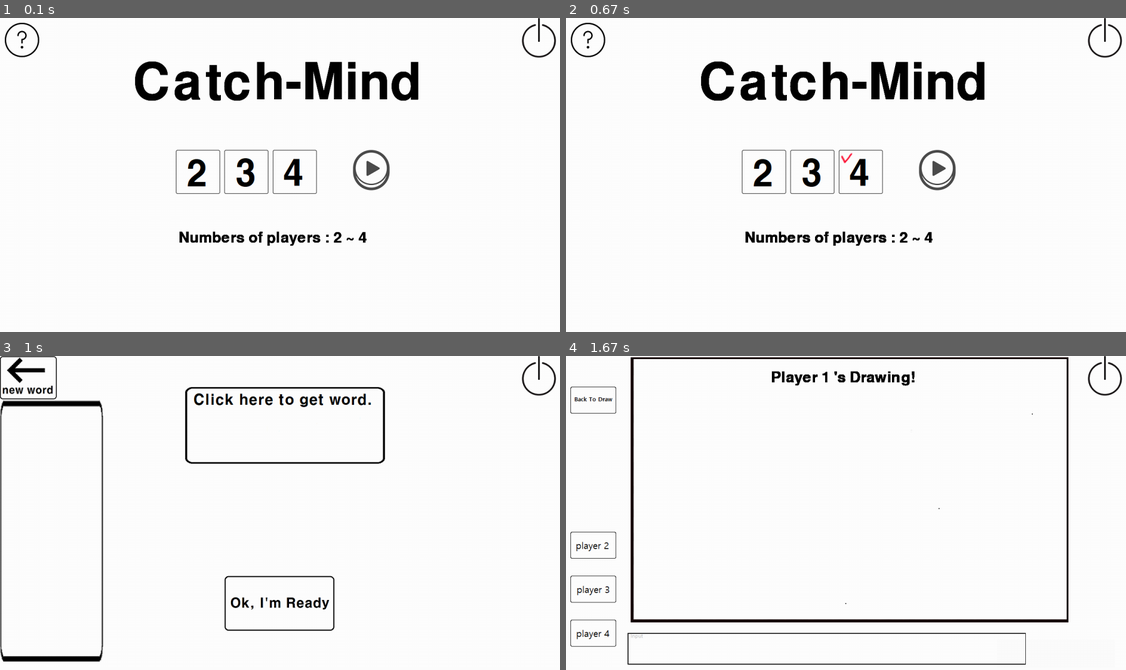
Above: before the commit, frames 1-4 (two rows, left to right).
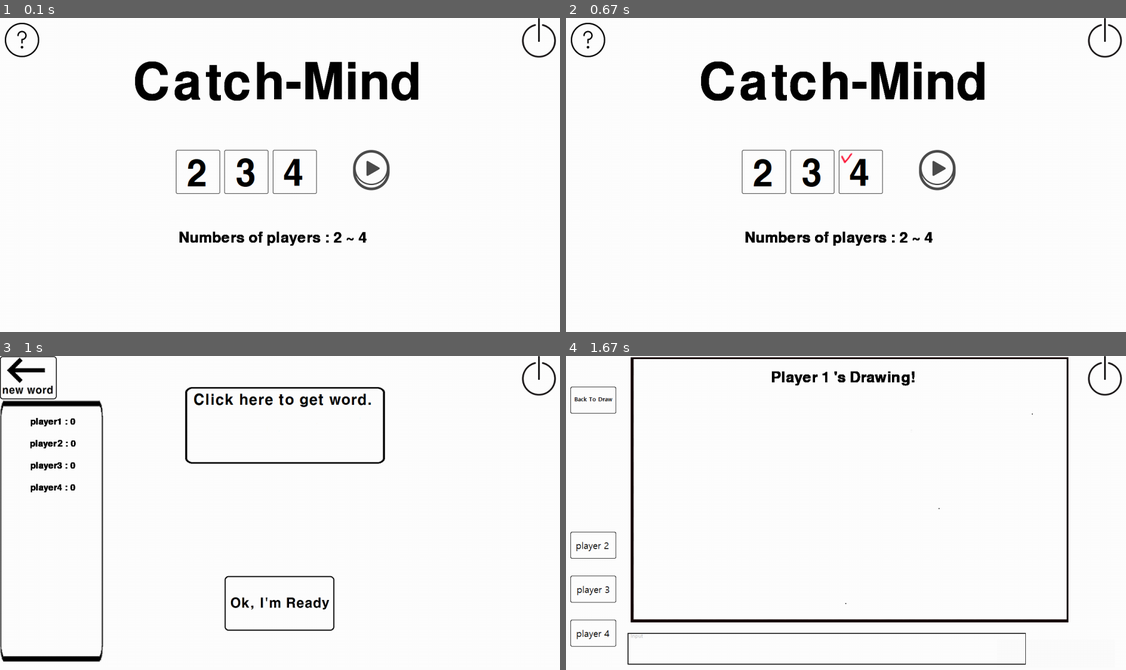
Above: after the commit, the same moments.

Repository: wavyfire/Pygame-CatchMind
Game: pygame game, started from GameManager.py
Two runs of this game, one before a commit and one after it. Both use one fixed random seed, a clock stepped at 60 frames per second and the inputs below.
Inputs (mouse positions are in pixels of both pictures, inside the frame that each line leads up to):
- Up to frame 1 (0.1 s): no input
- Up to frame 2 (0.67 s): press the mouse at (862, 171) at 0.37 s; move the mouse to (918, 124) at 0.47 s; release the mouse at (974, 77) at 0.6 s
- Up to frame 3 (1 s): click (369, 506) at 0.72 s
- Up to frame 4 (1.67 s): press the mouse at (846, 604) at 1.03 s; move the mouse to (935, 506) at 1.13 s; release the mouse at (1030, 412) at 1.27 s; click (588, 368) at 1.38 s

Frames 1-2 are identical in both runs. In frame 3, 0.4% of the frame differs, in the area x 5-14%, y 19-44%; in frame 4, nothing differs.

Commit message:
Score 출력부분 해결
GameScenes.py
- 클래스가 선언됨과 동시에 ScoreHandler에서 현재 플레이어 수를 가져오게 되는데, 이 값이 처음부터 정해지지 않음으로써 발생한 오류
- setScoreBoard 메소드를 추가하고, 메인루프에서 현재 플레이어 수를 정할 때 같이 호출하도록 변경

- 그리고 Guess창에서 백스페이스 누르면 Index오류떠서 linestrip하는거 수정했습니다

Diff:
--- a/GameManager.py
+++ b/GameManager.py
@@ -100,7 +100,7 @@
                                 print("GuessWord = " + guessword)  # Debug
                                 self.Guess.DrawInput(guessword, screen)
                             elif name == 'backspace':
-                                guessword = guessword.rstrip(guessword[-1])
+                                guessword = guessword[:-1]
                                 self.Guess.DrawInput(guessword, screen)
                             elif name == 'return':
                                 if guessword == self.ReadyDraw.WordHandler.answer:
@@ -139,14 +139,17 @@
 
                         elif self.Main.clickCheck() == '2 Players':
                             self.Main.setPlayers(2)
+                            self.ReadyDraw.setScoreBoard()
                             screen.blit(self.background, (0, 0))
 
                         elif self.Main.clickCheck() == '3 Players':
                             self.Main.setPlayers(3)
+                            self.ReadyDraw.setScoreBoard()
                             screen.blit(self.background, (0, 0))
 
                         elif self.Main.clickCheck() == '4 Players':
                             self.Main.setPlayers(4)
+                            self.ReadyDraw.setScoreBoard()
                             screen.blit(self.background, (0, 0))
 
                     if self.Help.Trigger:
--- a/GameScenes.py
+++ b/GameScenes.py
@@ -143,7 +143,6 @@
         self.ReadyButton = Button((510,500), 'images/ReadyButton.png')
         self.RegetWordButton = Button((0,0), 'images/RegetWord.png')
         self.ScoreBoard = Button((0,100), 'images/ScoreBoard.png')
-        self.ScoreBoardText = Font(ScoreHandler.getScore(), (0,0,0), 50, (20, 100))
 
         self.WordText = None
 
@@ -161,7 +160,17 @@
         self.ReadyButton.draw(screen)
         self.RegetWordButton.draw(screen)
         self.ScoreBoard.draw(screen)
-        self.ScoreBoardText.draw(screen)
+        for text in self.ScoreTextList:
+            text.draw(screen)
+
+    def setScoreBoard(self):
+        self.ScoreTextList = []
+        text = ScoreHandler.getScore().split('.')
+
+        y = 150
+        for scoretext in text:
+            self.ScoreTextList.append(Font((scoretext), (0,0,0), 30, (120, y)))
+            y += 50
 
     def printMessage(self, screen):
         self.WordText.draw(screen)
@@ -358,8 +367,6 @@
     def Correct(self, screen):
         self.CorrectMark.draw(screen)
 
-
-
     def On(self):
         self.Trigger = True
 
--- a/ScoreDB.py
+++ b/ScoreDB.py
@@ -59,5 +59,5 @@
         text = ''
         for player in self.ScoreRecord:
             for key, value in player.items():
-                text += key + ' : '+ str(value) +'\n'
+                text += key + ' : '+ str(value) +'.'
         return text
